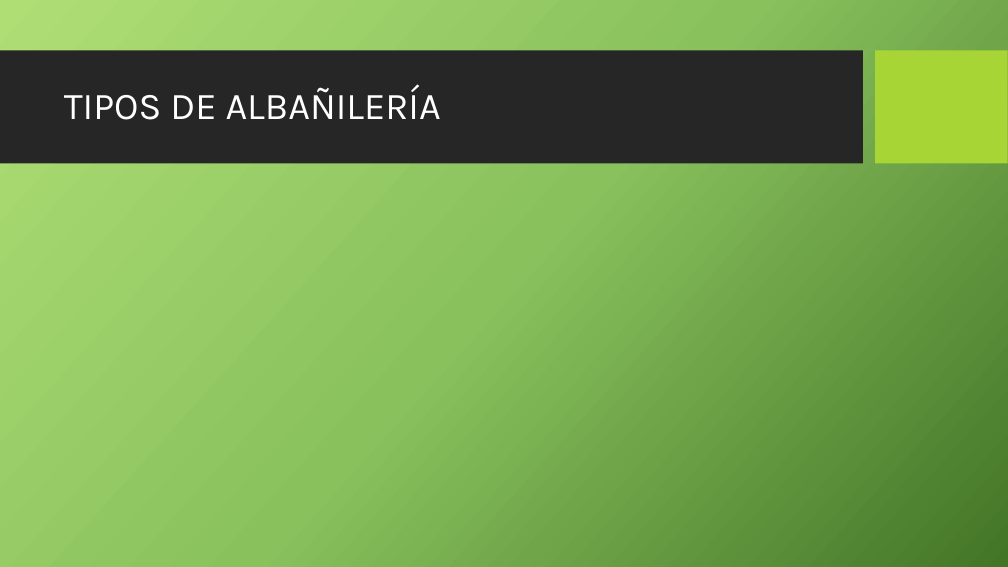
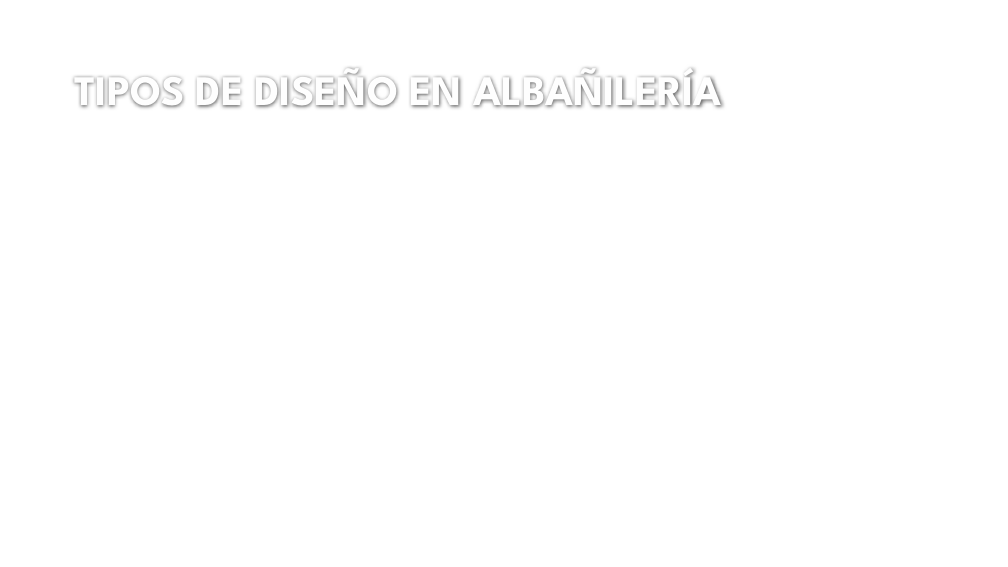
Before and after one commit to ppizarror/proyecto-CI6501, a slide deck: slide 6 of SISTEMAS CONSTRUCTIVOS EN ALBAÑILERIÁ.pptx (slide 5 before the commit). Drawn at 1008x567 pixels with LibreOffice and Linux fonts; fonts in the diff are those of the drawing; background and template pictures are left out. Boxes give left, top, right and bottom in pixels: in the first picture for what was removed or moved away, otherwise in the second. Text is boxed around its words. In the diff, an @@ line names an element or a change of style, - is before the commit and + after.

```diff
--- a/SISTEMAS CONSTRUCTIVOS EN ALBAÑILERIÁ.pptx
+++ b/SISTEMAS CONSTRUCTIVOS EN ALBAÑILERIÁ.pptx
@@ background picture (left out) to #FFFFFF @@
@@ rectangle removed at (0,51,863,164) @@
@@ title "TIPOS DE DISEÑO EN ALBAÑILERÍA" at (75,68,722,108): vertical alignment middle to bottom @@
@@ rectangle removed at (876,51,1008,164) @@
@@ title at (75,68,722,108): text changed; size 36 to 40 pt; font Karla to League Spartan; text colour #FFFFFF to #FEFEFE; bold on @@
-TIPOS DE ALBAÑILERÍA
+TIPOS DE DISEÑO EN ALBAÑILERÍA
```
Also in this commit, not shown: 11 other slides changed, 2 slides added, 1 slide removed.
